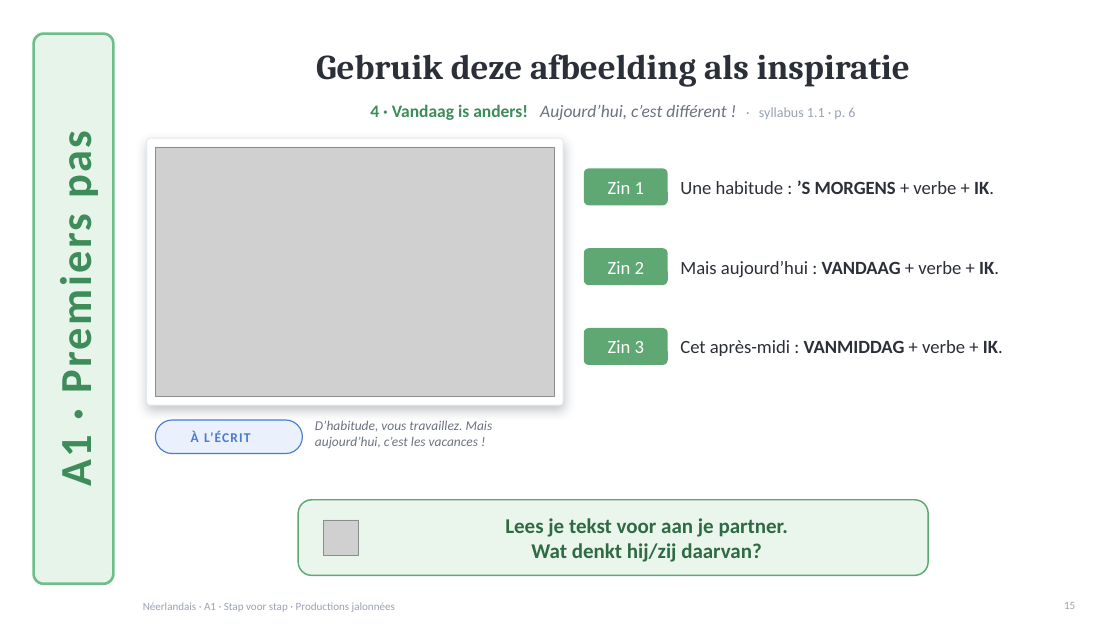
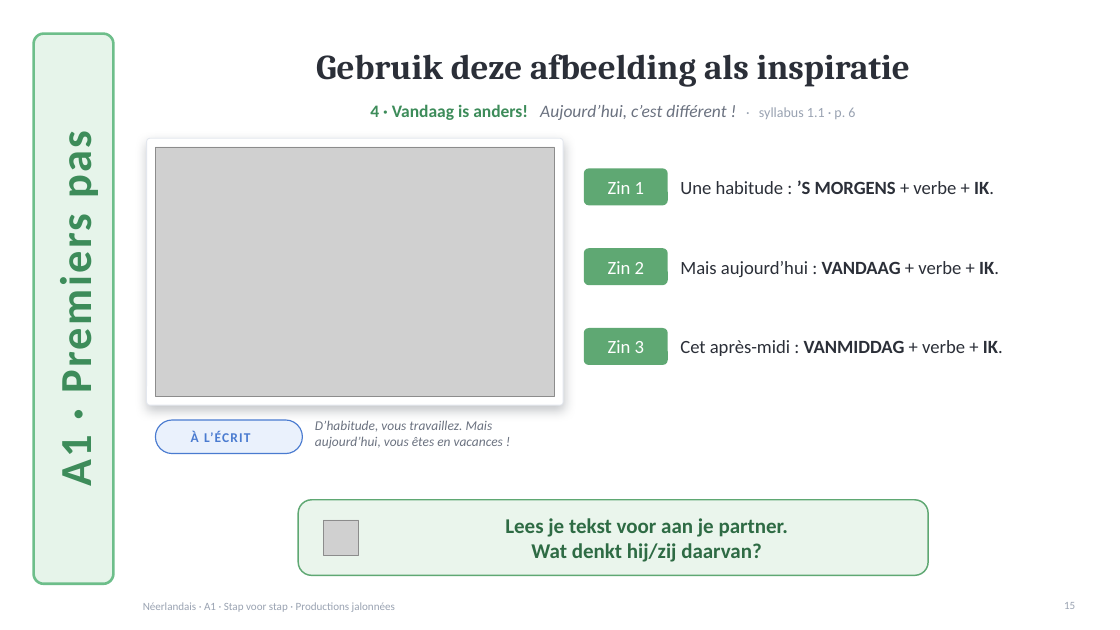
Before and after one commit to ajouniaux/talenleren, a slide deck: slide 15 of neerlandais1/powerpoints/Stap_voor_stap_A1_debutants.pptx. Drawn at 1120x630 pixels with LibreOffice and Linux fonts; fonts in the diff are those of the drawing; grey boxes stand for pictures; background and template pictures are left out. Boxes give left, top, right and bottom in pixels: in the first picture for what was removed or moved away, otherwise in the second. Text is boxed around its words. In the diff, an @@ line names an element or a change of style, - is before the commit and + after.

```diff
--- a/neerlandais1/powerpoints/Stap_voor_stap_A1_debutants.pptx
+++ b/neerlandais1/powerpoints/Stap_voor_stap_A1_debutants.pptx
@@ text at [315, 420, 503, 449]: text changed @@
-D’habitude, vous travaillez. Mais aujourd’hui, c’est les vacances !
+D’habitude, vous travaillez. Mais aujourd’hui, vous êtes en vacances !
```
Also in this commit, not shown: 19 other slides changed, 5 other files.
